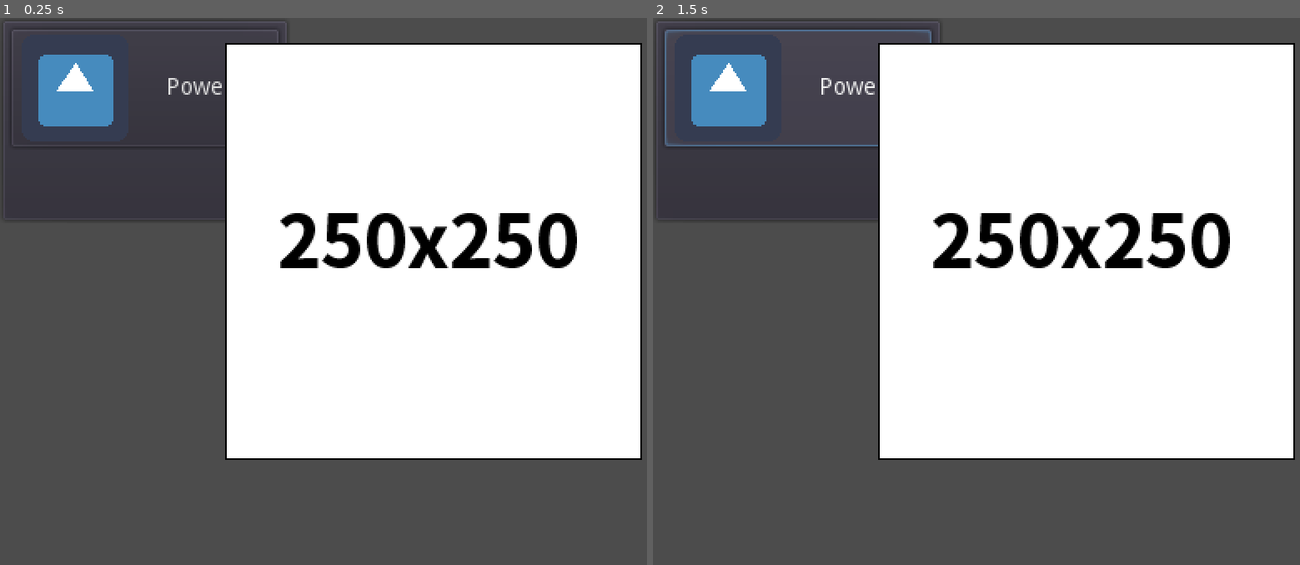
Above: before the commit, frames 1-2 (left to right).
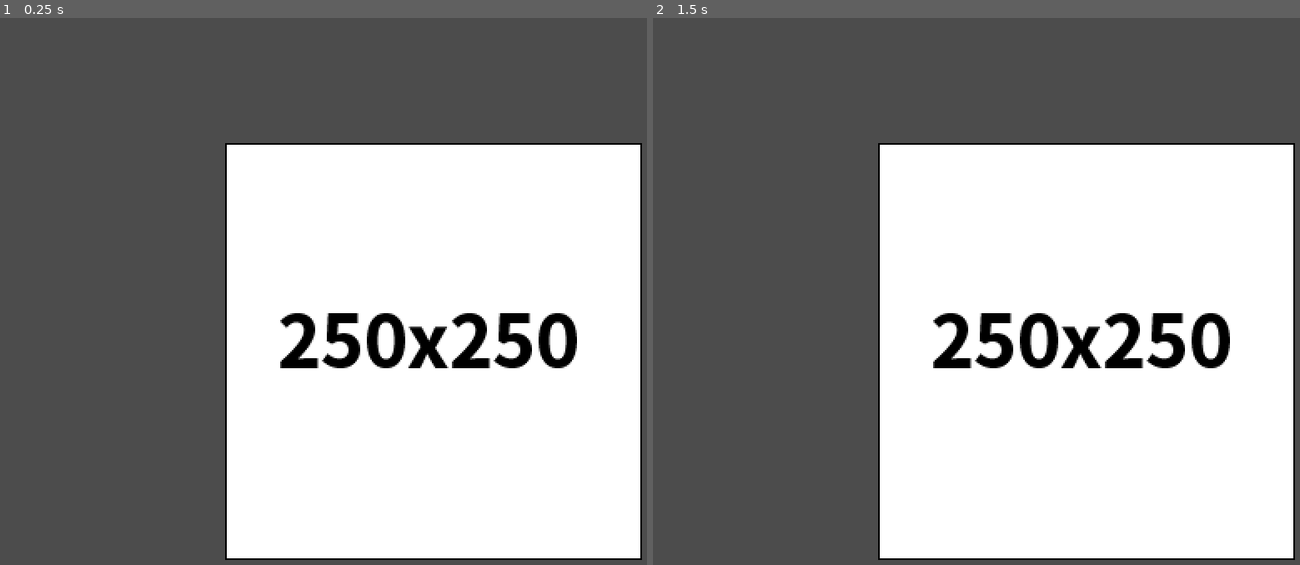
Above: after the commit, the same moments.

Repository: Yu-Channel/Simple-clicker
Game: Godot game, scene res://scene/Main.tscn
Same seed, same stepped clock (60 frames per second), same inputs: the game is played once before the commit and once after it. The engine's default icon, where the game draws it, is replaced by a stand-in: a white triangle on a blue panel in a dark square.
Inputs (mouse positions are in pixels of both pictures, inside the frame that each line leads up to):
- Up to frame 1 (0.25 s): no input
- Up to frame 2 (1.5 s): click (795, 89) at 0.5 s, where only the run before the commit has a clickable "Power"; click (795, 89) at 1.25 s, where only the run before the commit has a clickable "Power"

The runs differ from the first frame. In frame 1, 31% of the frame differs, in the area x 1-100%, y 1-100%; in frame 2, 31%.

Commit message:
HPのラベルを追加

Diff:
--- a/scene/Main.tscn
+++ b/scene/Main.tscn
@@ -1,9 +1,13 @@
-[gd_scene load_steps=7 format=2]
+[gd_scene load_steps=8 format=2]
 
 [ext_resource path="res://icon.png" type="Texture" id=1]
 [ext_resource path="res://rounded-mplus-1m-medium.ttf" type="DynamicFontData" id=2]
 [ext_resource path="res://scripts/Main.gd" type="Script" id=3]
 [ext_resource path="res://scripts/Test_label.gd" type="Script" id=5]
+
+[sub_resource type="DynamicFont" id=3]
+size = 24
+font_data = ExtResource( 2 )
 
 [sub_resource type="DynamicFont" id=1]
 size = 25
@@ -16,26 +20,47 @@
 [node name="Main" type="Node2D"]
 script = ExtResource( 3 )
 
-[node name="PanelContainer" type="PanelContainer" parent="."]
+[node name="GUI" type="Control" parent="."]
+margin_right = 400.0
+margin_bottom = 400.0
+mouse_filter = 2
+
+[node name="EnemyHP" type="Control" parent="GUI"]
+margin_right = 400.0
+margin_bottom = 400.0
+mouse_filter = 2
+
+[node name="HpNumLabel" type="Label" parent="GUI/EnemyHP"]
+margin_left = 232.0
+margin_top = 39.0
+margin_right = 292.0
+margin_bottom = 75.0
+custom_fonts/font = SubResource( 3 )
+text = "00/00"
+align = 1
+valign = 1
+
+[node name="PanelContainer" type="PanelContainer" parent="GUI"]
+visible = false
 margin_right = 174.0
 margin_bottom = 123.0
 __meta__ = {
 "_editor_description_": "button用のノード"
 }
 
-[node name="VBoxContainer" type="VBoxContainer" parent="PanelContainer"]
+[node name="VBoxContainer" type="VBoxContainer" parent="GUI/PanelContainer"]
 margin_left = 7.0
 margin_top = 7.0
 margin_right = 167.0
 margin_bottom = 116.0
 
-[node name="Button" type="Button" parent="PanelContainer/VBoxContainer"]
+[node name="Button" type="Button" parent="GUI/PanelContainer/VBoxContainer"]
 margin_right = 160.0
 margin_bottom = 70.0
 text = "Power"
 icon = ExtResource( 1 )
 
-[node name="Label" type="Label" parent="PanelContainer/VBoxContainer"]
+[node name="Label" type="Label" parent="GUI/PanelContainer/VBoxContainer"]
 margin_top = 74.0
 margin_right = 160.0
 margin_bottom = 109.0
@@ -50,7 +75,7 @@
 margin_right = 56.0
 margin_bottom = 278.0
 custom_fonts/font = SubResource( 2 )
-text = "0"
+text = "debug log"
 script = ExtResource( 5 )
 
 [node name="EnemyCooldown" type="Timer" parent="."]
--- a/scripts/Enemy.gd
+++ b/scripts/Enemy.gd
@@ -14,6 +14,7 @@
 			loot_money()
 			queue_free()
 
+# クリックしたときの処理
 func _on_Enemy_input_event(viewport, event, shape_idx):
 	if event is InputEventMouseButton:
 		if event.is_pressed():
@@ -27,13 +28,14 @@
 # 敵のHPを階層によって変化させる
 func set_enemy_hp():
 	var enemy_hp:float = 0
-	enemy_hp = int(10 * (1 + Grobal.floor_num * 0.2))
+	enemy_hp = int(10 * (1 + (Grobal.floor_num - 1) * 0.2))
 
-	# 10の倍数ごとにボス
+	# 10の倍数floorごとに
 	if !(Grobal.floor_num % 10):
 		enemy_hp *= 1 + (pow(Grobal.floor_num / 10, 2) * 0.1)
 		Grobal.time_limit = Grobal.LIMIT_TIMER_NUM
 
+	# 最大HPを代入 (intで少数点以下を切る)
 	Grobal.enemy_max_hp = int(enemy_hp)
 	# 現在HPに最大HPと同じ値を代入
 	Grobal.enemy_hp = Grobal.enemy_max_hp
--- a/scripts/Main.gd
+++ b/scripts/Main.gd
@@ -1,6 +1,7 @@
 extends Node2D
 
 onready var enemy_cooldown = $EnemyCooldown
+onready var hp_label = $GUI/EnemyHP/HpNumLabel
 
 var enemy_node
 var enemy_timer_node
@@ -10,13 +11,16 @@
 	enemy_cooldown.connect("timeout", self, "_on_EnemyCooldown_timeout")
 	call_enemy()
 
+func _process(delta):
+	hp_label.text = str(Grobal.enemy_hp) + "/" + str(Grobal.enemy_max_hp)
+
 # 敵の呼び出し 座標の設定===============
 func call_enemy():
 	enemy_node = load("res://scene/Enemy.tscn").instance()
 	enemy_node.connect("tree_exited", self, "_on_Enemy_tree_exited")
 	add_child(enemy_node)
 	enemy_node.position.x = 260
-	enemy_node.position.y = 140
+	enemy_node.position.y = 200
 
 ## 敵を倒したときの処理
 func _on_Enemy_tree_exited():
--- a/scripts/Test_label.gd
+++ b/scripts/Test_label.gd
@@ -3,7 +3,6 @@
 onready var enemy_cooldown = $"../EnemyCooldown"
 
 func _process(delta):
-	text = ("HP:" + str(Grobal.enemy_hp)
-		+ "\nfloor:" + str(Grobal.floor_num)
+	text = ("\nfloor:" + str(Grobal.floor_num)
 		+ "\ntimer:" + str(Grobal.time_limit)
 		+ "\nmoney:" + str(Grobal.money))
